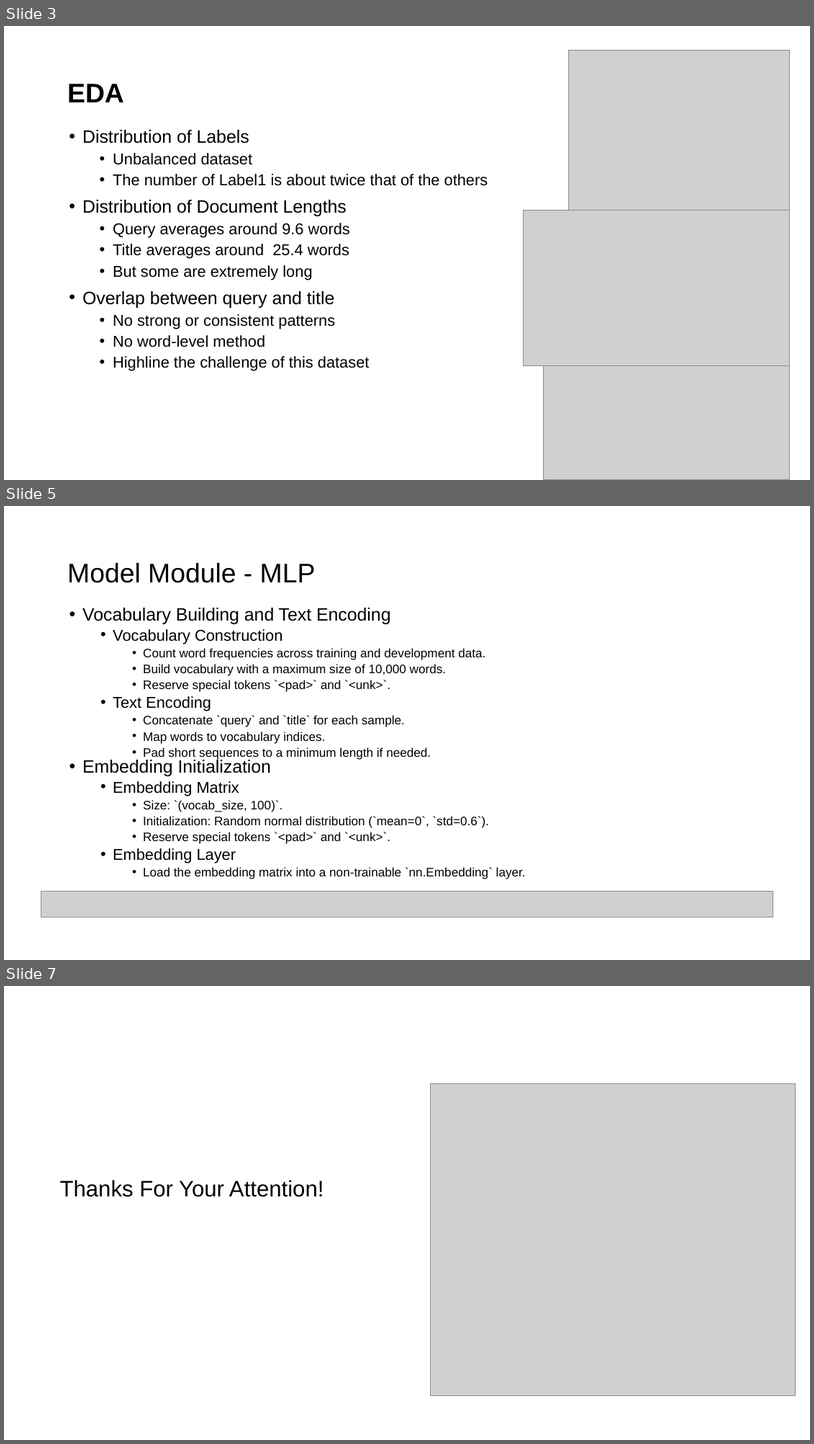
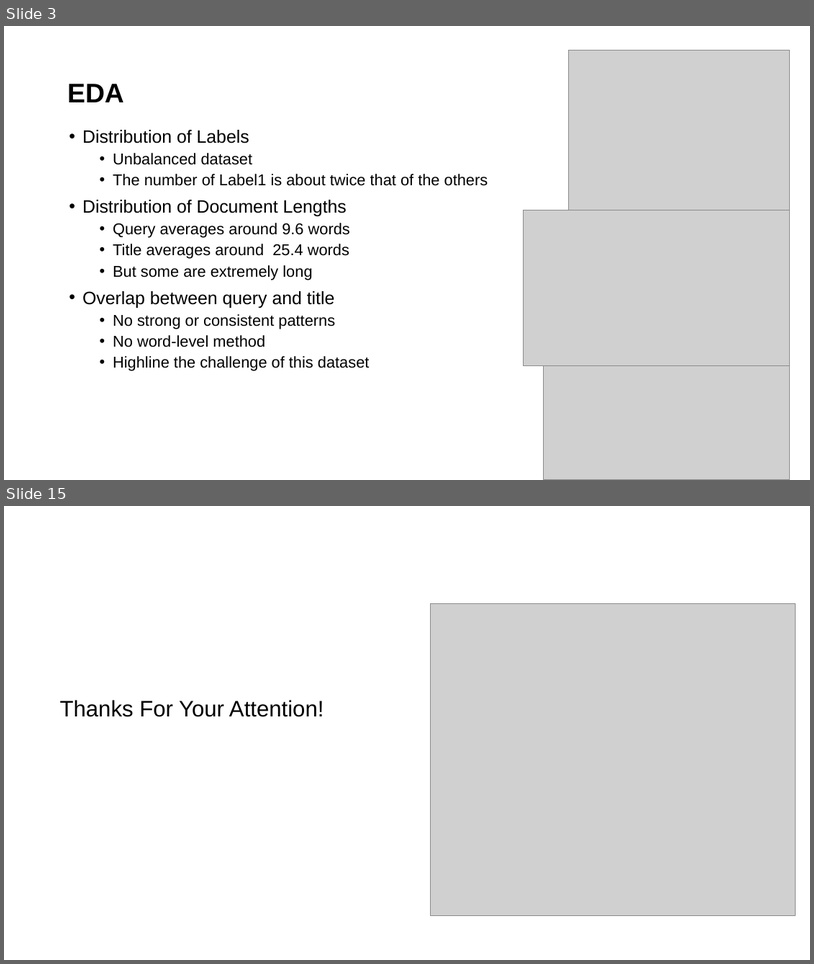
Before and after one commit to lijunfeng99/CS5242-project_25, a slide deck: CS5242_Presentation.pptx. Shown one above the other, each under a label of ours: slides 3, 5 and 7 before the commit, slides 3 and 15 after it; the slides between them are not shown. The pictures are 814x1444 and 814x964 pixels, drawn with LibreOffice and Linux fonts; fonts in the diff are those of the drawing; grey boxes stand for pictures; background and template pictures are left out. Boxes give left, top, right and bottom in pixels: in the first picture for what was removed or moved away, otherwise in the second. Text is boxed around its words. In the diff, an @@ line names an element or a change of style, - is before the commit and + after.

Commit message:
Update PPT

```diff
--- a/CS5242_Presentation.pptx
+++ b/CS5242_Presentation.pptx
@@ slide 5 removed at (x1=4, y1=506, x2=810, y2=960), background #FFFFFF @@
@@ text removed at (x1=9, y1=530, x2=59, y2=618) @@
-04
@@ text removed at (x1=67, y1=563, x2=316, y2=583) @@
-Model Module - MLP
@@ text removed at (x1=82, y1=608, x2=526, y2=879) @@
-• Vocabulary Building and Text Encoding
-  • Vocabulary Construction
-    • Count word frequencies across training and development data.
-    • Build vocabulary with a maximum size of 10,000 words.
-    • Reserve special tokens `<pad>` and `<unk>`.
-  • Text Encoding
-    • Concatenate `query` and `title` for each sample.
-    • Map words to vocabulary indices.
-    • Pad short sequences to a minimum length if needed.
-• Embedding Initialization
-  • Embedding Matrix
-    • Size: `(vocab_size, 100)`.
-    • Initialization: Random normal distribution (`mean=0`, `std=0.6`).
-    • Reserve special tokens `<pad>` and `<unk>`.
-  • Embedding Layer
-    • Load the embedding matrix into a non-trainable `nn.Embedding` layer.
@@ picture removed at (x1=41, y1=890, x2=772, y2=916) @@
@@ what was slide 7 is now slide 15 @@
```
Also in this commit, not shown: 1 slide changed, 10 slides added, 1 other slide removed, 5 other files.
